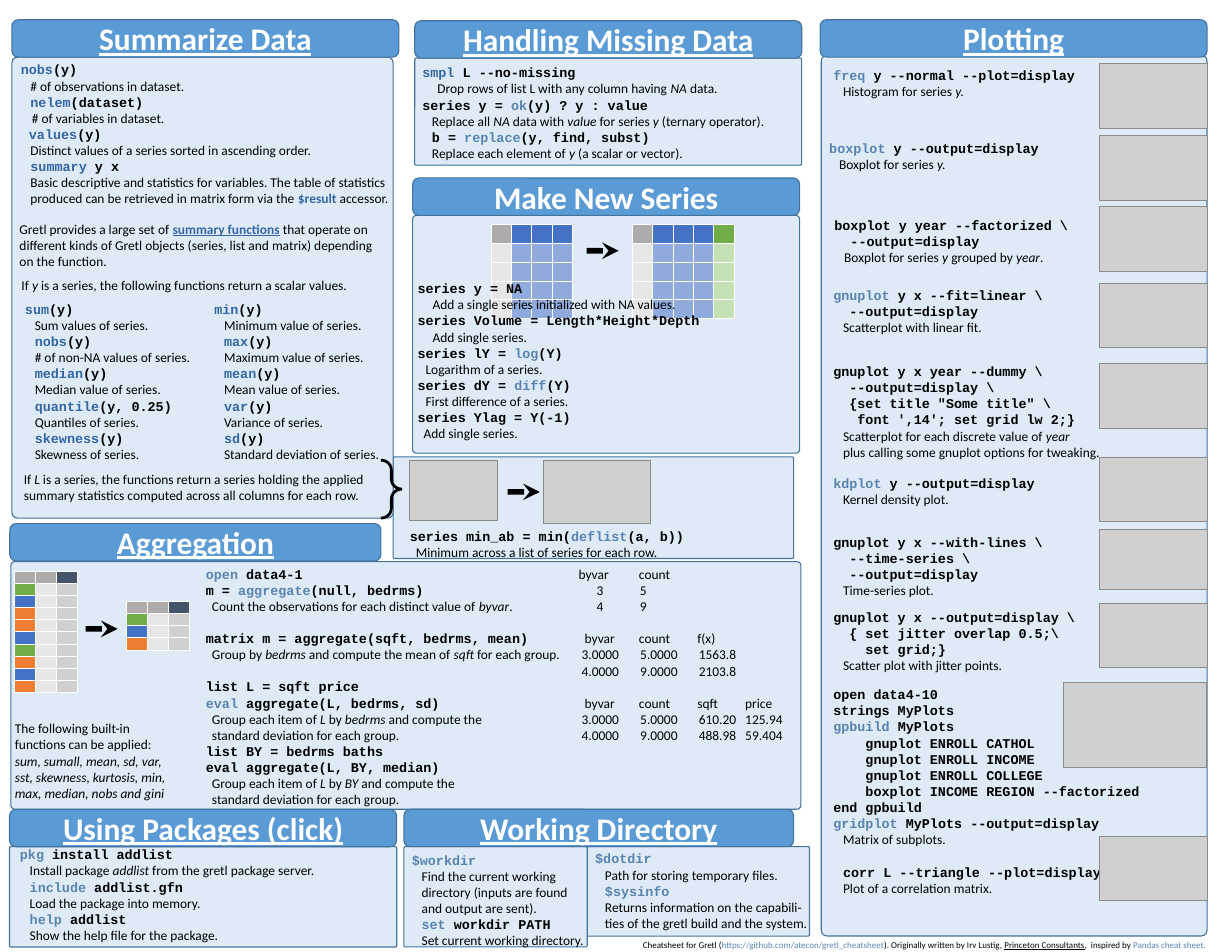
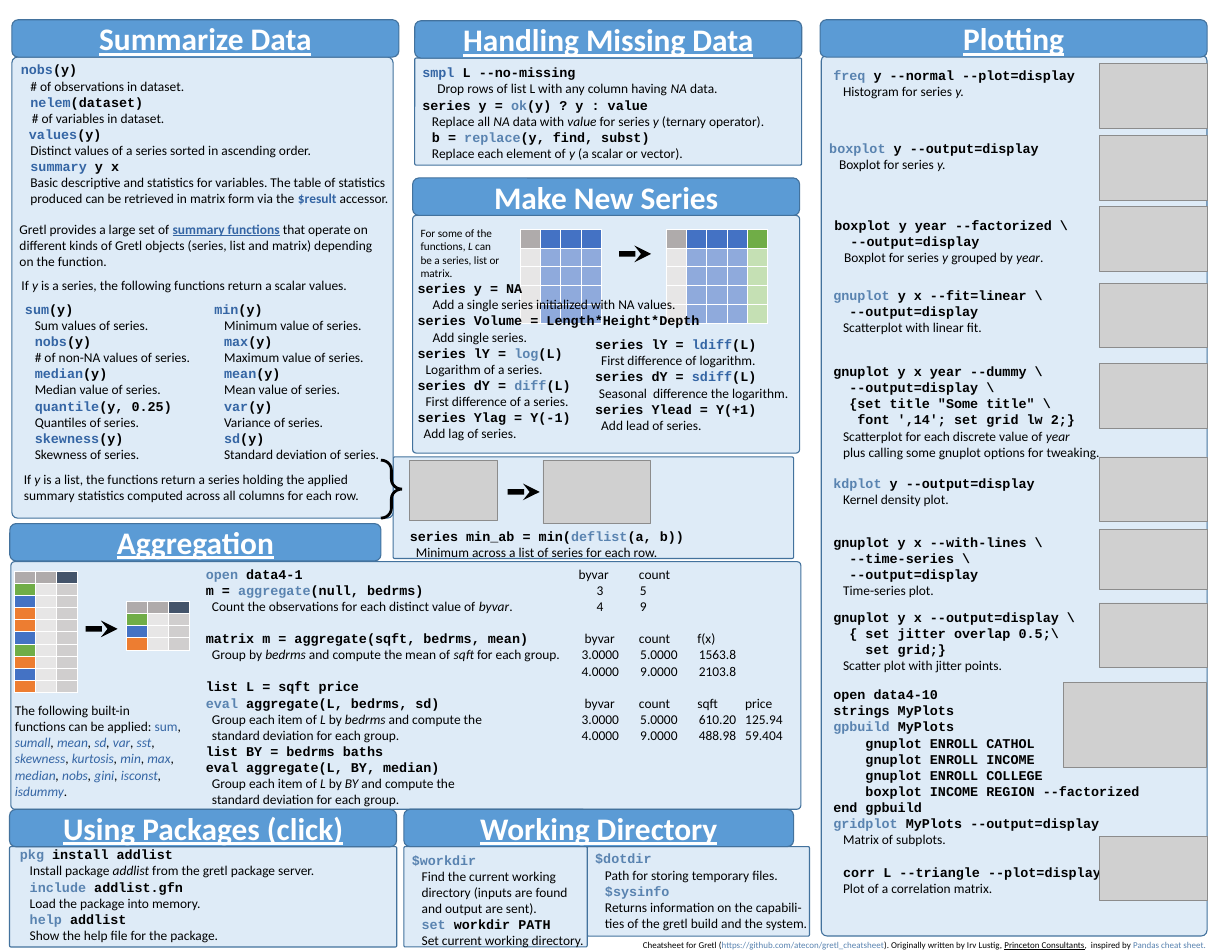
Before and after one commit to gretl-project/gretl_cheatsheet, a slide deck: slide 2 of Gretl_Cheat_Sheet.odp. Drawn at 1232x952 pixels with LibreOffice and Linux fonts; fonts in the diff are those of the drawing; grey boxes stand for pictures. Boxes give left, top, right and bottom in pixels: in the first picture for what was removed or moved away, otherwise in the second. Text is boxed around its words. In the diff, an @@ line names an element or a change of style, - is before the commit and + after.

```diff
--- a/Gretl_Cheat_Sheet.odp
+++ b/Gretl_Cheat_Sheet.odp
@@ text added at (421, 229, 500, 277), 10 pt, text #000000 @@
+For some of the functions, L can be a series, list or matrix.
@@ table: place and size @@
-table at (491, 225, 572, 279)
+table at (520, 229, 601, 274)
@@ table: place and size @@
-table at (633, 225, 734, 279)
+table at (666, 229, 767, 274)
@@ arrow moved from (586, 251) - (618, 251) to (619, 254) - (651, 254) @@
@@ text at (418, 348, 562, 361): text changed @@
-series lY = log(Y)
+series lY = log(L)
@@ text added at (595, 340, 788, 430), 12 pt, text #000000 @@
+series lY = ldiff(L)
+First difference of logarithm.
+series dY = sdiff(L)
+Seasonal difference the logarithm.
+series Ylead = Y(+1)
+Add lead of series.
@@ text at (418, 380, 570, 393): text changed @@
-series dY = diff(Y)
+series dY = diff(L)
@@ text at (424, 428, 516, 441): text changed @@
-Add single series.
+Add lag of series.
@@ text at (24, 474, 359, 502): text changed @@
-If L is a series, the functions return a series holding the applied summary statistics computed across all columns for each row.
+If y is a list, the functions return a series holding the applied summary statistics computed across all columns for each row.
@@ text at (15, 705, 181, 798): text changed; text colour #000000 to #3465A4 @@
-The following built-in functions can be applied: sum, sumall, mean, sd, var, sst, skewness, kurtosis, min, max, median, nobs and gini
+The following built-in functions can be applied: sum, sumall, mean, sd, var, sst, skewness, kurtosis, min, max, median, nobs, gini, isconst, isdummy.
```
Also in this commit, not shown: 1 other slide changed, 1 other file.
